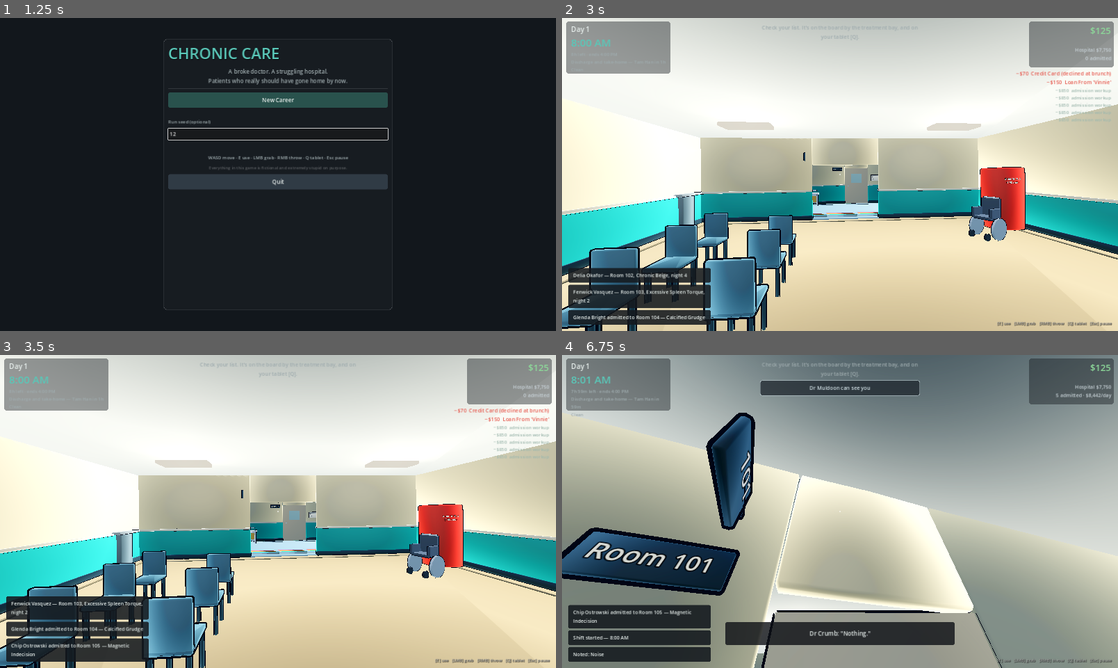
Above: before the commit, frames 1-4 (two rows, left to right).
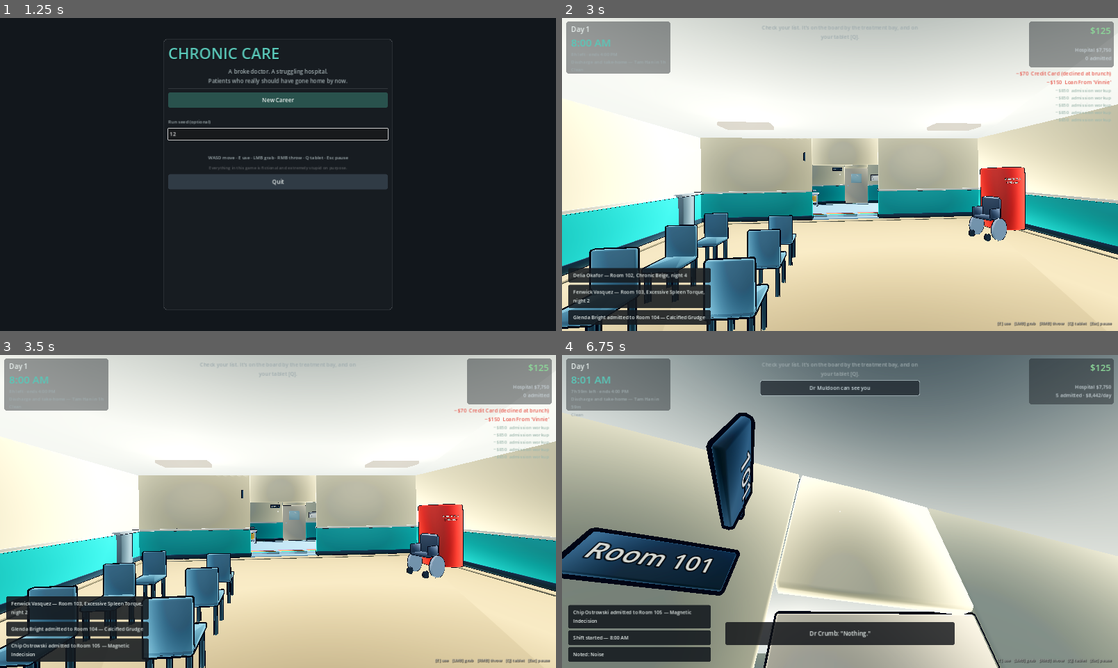
Above: after the commit, the same moments.

Repository: masonobegi/crypts-of-chaos
Game: Godot game, scene res://scenes/Boot.tscn
Same seed, same stepped clock (60 frames per second), same inputs: the game is played once before the commit and once after it.
Inputs (mouse positions are in pixels of both pictures, inside the frame that each line leads up to):
- Up to frame 1 (1.25 s): click (278, 133) at 0.52 s; type "12" at 0.6 s
- Up to frame 2 (3 s): click "New Career" at 1.25 s; click "Read the morning brief" at 2 s; click "Clock in" at 2.75 s
- Up to frame 3 (3.5 s): no input
- Up to frame 4 (6.75 s): move the mouse to (867, 511) at 3.52 s; hold W (move_forward) from 3.53 s (still down); tap T (chart) at 3.6 s; tap Space (jump) at 3.77, 4.52, 6.02 s; move the mouse to (812, 511) at 4.27 s; tap Ctrl (crouch) at 4.35 s; move the mouse to (851, 505) at 5.02 s; click (851, 505) at 5.1 s; move the mouse to (834, 517) at 5.77 s; tap E (interact) at 5.85 s; move the mouse to (878, 514) at 6.52 s; hold Shift (sprint) from 6.53 s (still down)

Frame 1 is identical in both runs. In frame 2, 0.2% of the frame differs, in the area x 26-79%, y 48-95%; in frame 3, 0.2%; in frame 4, 2.8%, in the area x 35-80%, y 81-100%.

Commit message:
Every box in the game, and a supply room facing the right way

Diff:
--- a/scripts/util/build.gd
+++ b/scripts/util/build.gd
@@ -71,14 +71,19 @@
 	return m
 
 # ------------------------------------------------------------------ meshes
-static func box_mesh(size: Vector3) -> BoxMesh:
-	var key := "box%s" % size
-	if _mesh_cache.has(key):
-		return _mesh_cache[key]
-	var b := BoxMesh.new()
-	b.size = size
-	_mesh_cache[key] = b
-	return b
+## Every "box" in this game is a rounded box.
+##
+## This is the same call it always was and every one of the ~60 call sites is
+## unchanged, but it returns rbox_mesh now. Two reasons, and the second is the
+## real one: a hard-cornered box reads as programmer art at any distance, and
+## the outline pass CANNOT work on one — a BoxMesh has three separate normals at
+## every corner, so growing along them tears the hull into three detached slabs
+## and the line breaks at exactly the corner the eye is drawn to.
+##
+## Nothing casts the result to BoxMesh or reads `.size` back off it, which is
+## the only reason this could be done in one place instead of sixty.
+static func box_mesh(size: Vector3) -> Mesh:
+	return rbox_mesh(size, corner_for(size))
 
 ## A box with its edges rounded off.
 ##
--- a/scripts/world/furniture.gd
+++ b/scripts/world/furniture.gd
@@ -443,7 +443,11 @@
 				valid.append(it)
 		shelf.build(String(s[0]), valid)
 		shelf.position = Vector3(r.rect.position.x + 0.5, 0, c.z - 2.4 + float(i) * 2.4)
-		shelf.rotation.y = -PI / 2
+		# +PI/2, not -PI/2. A shelf's front is its local +Z, and rotating -90
+		# degrees about Y sends +Z to -X — straight into the wall it is standing
+		# against. All three units in the room the game sends you to for
+		# equipment were facing the wall, showing the room their backs.
+		shelf.rotation.y = PI / 2
 		_occupy(r.rect.position.x + 0.5, c.z - 2.4 + float(i) * 2.4, 0.6, 1.8)
 
 	_prop(h, "colour_lamp", Vector3(c.x + 1.4, 0.4, c.z - 1.0))
--- a/scripts/world/supply_shelf.gd
+++ b/scripts/world/supply_shelf.gd
@@ -20,15 +20,40 @@
 		{"mesh": Build.box_mesh(Vector3(1.6, 0.06, 0.5)), "mat": frame, "pos": Vector3(0, 1.5, 0)},
 		{"mesh": Build.box_mesh(Vector3(0.06, 1.9, 0.5)), "mat": frame, "pos": Vector3(-0.78, 0.95, 0)},
 		{"mesh": Build.box_mesh(Vector3(0.06, 1.9, 0.5)), "mat": frame, "pos": Vector3(0.78, 0.95, 0)},
-		{"mesh": Build.box_mesh(Vector3(1.6, 1.9, 0.04)), "mat": Build.mat(Color(0.5, 0.52, 0.54)), "pos": Vector3(0, 0.95, -0.25)},
+		{"mesh": Build.box_mesh(Vector3(1.6, 1.9, 0.04)), "mat": Build.mat(Color(0.34, 0.37, 0.40)), "pos": Vector3(0, 0.95, -0.25)},
 	]
 	# Dummy stock so the shelf reads as full even after you empty it.
-	for i in 6:
-		parts.append({
-			"mesh": Build.box_mesh(Vector3(0.2, 0.22, 0.28)),
-			"mat": Build.mat(Color(0.7 + 0.05 * float(i % 3), 0.65, 0.5)),
-			"pos": Vector3(-0.55 + 0.22 * float(i), 0.64, 0.02),
-		})
+	#
+	# ALL THREE shelves, and in more than one shape. Only the bottom one was
+	# ever filled, so a supply room photographed as three blank white cabinets
+	# — which is a strange look for the room the whole game sends you to for
+	# equipment. Boxes, cartons and bottles, sized and coloured off the index so
+	# it is the same shelf every run and no RNG stream is disturbed.
+	const CARTONS := [
+		Color(0.86, 0.72, 0.46), Color(0.72, 0.80, 0.86), Color(0.84, 0.56, 0.50),
+		Color(0.64, 0.78, 0.62), Color(0.90, 0.86, 0.74), Color(0.58, 0.62, 0.74),
+	]
+	for row in 3:
+		var y := 0.64 + 0.50 * float(row)
+		for i in 6:
+			var n := row * 6 + i
+			var col: Color = CARTONS[n % CARTONS.size()]
+			if n % 5 == 3:
+				# A bottle, standing. One round thing per shelf is enough to stop
+				# the whole unit reading as a wall of identical cubes.
+				parts.append({
+					"mesh": Build.cyl_mesh(0.055, 0.26, 10),
+					"mat": Build.mat(col.lightened(0.10), 0.35),
+					"pos": Vector3(-0.56 + 0.224 * float(i), y + 0.02, 0.02),
+				})
+				continue
+			var w := 0.17 + 0.04 * float(n % 3)
+			var tall := 0.19 + 0.05 * float((n + 1) % 3)
+			parts.append({
+				"mesh": Build.box_mesh(Vector3(w, tall, 0.28)),
+				"mat": Build.mat(col),
+				"pos": Vector3(-0.56 + 0.224 * float(i), y - 0.11 + tall * 0.5, 0.02),
+			})
 	setup_body(Vector3(1.7, 1.9, 0.55), parts, Vector3(0, 0.95, 0))
 
 	var sign := Build.label3d(disp, 0.09, Color(0.9, 0.92, 0.88), false)
Not shown, changed: PROGRESS_LOG.md
